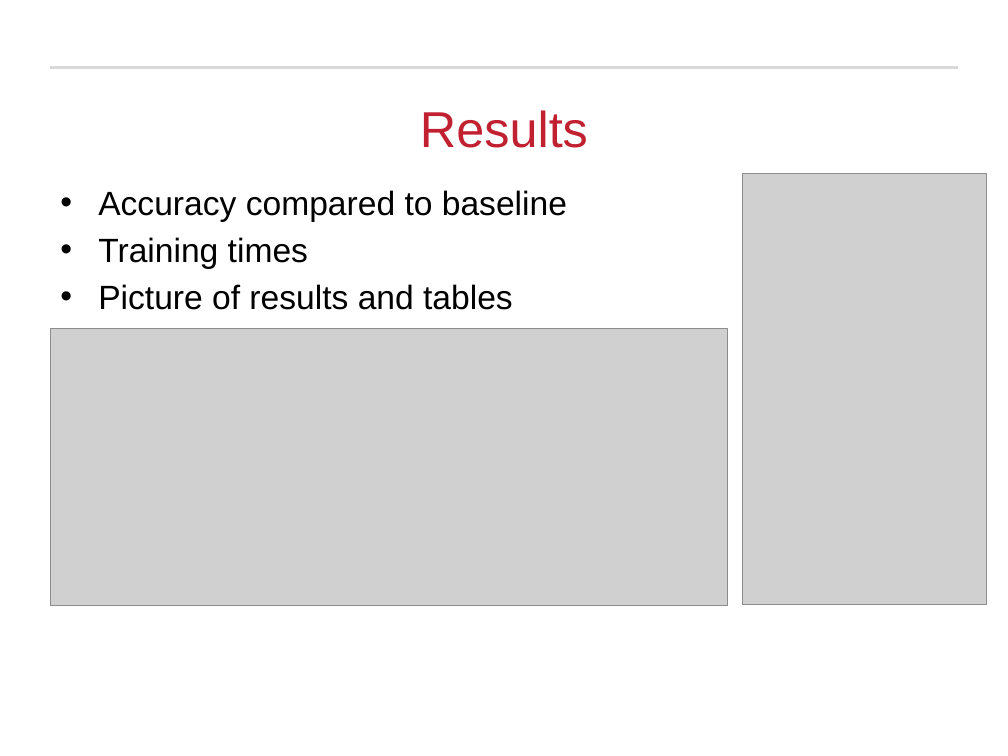
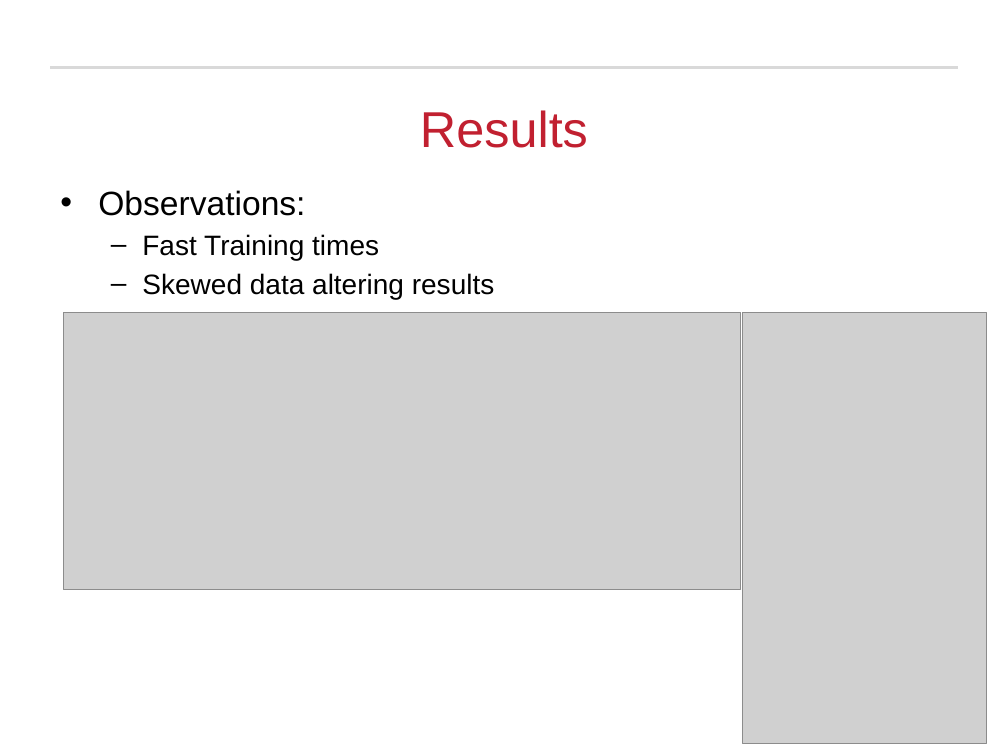
Before and after one commit to Michael-Hodges/PointNet, a slide deck: slide 14 of PowerPoints/EECE7398_Final_Project.pptx (slide 17 before the commit). Drawn at 1008x756 pixels with LibreOffice and Linux fonts; fonts in the diff are those of the drawing; grey boxes stand for pictures; background and template pictures are left out. Boxes give left, top, right and bottom in pixels: in the first picture for what was removed or moved away, otherwise in the second. Text is boxed around its words. In the diff, an @@ line names an element or a change of style, - is before the commit and + after.

```diff
--- a/PowerPoints/EECE7398_Final_Project.pptx
+++ b/PowerPoints/EECE7398_Final_Project.pptx
@@ text at box(98, 190, 495, 299): text changed; size 24 to 20 pt @@
-• Accuracy compared to baseline
-• Training times
-• Picture of results and tables
+• Observations:
+  – Fast Training times
+  – Skewed data altering results
@@ picture: place and size @@
-picture at box(50, 329, 728, 606)
+picture at box(64, 312, 741, 590)
@@ picture: place and size @@
-picture at box(743, 173, 987, 605)
+picture at box(743, 312, 987, 744)
```
Also in this commit, not shown: 17 other slides changed, 3 slides added, 5 slides removed.
